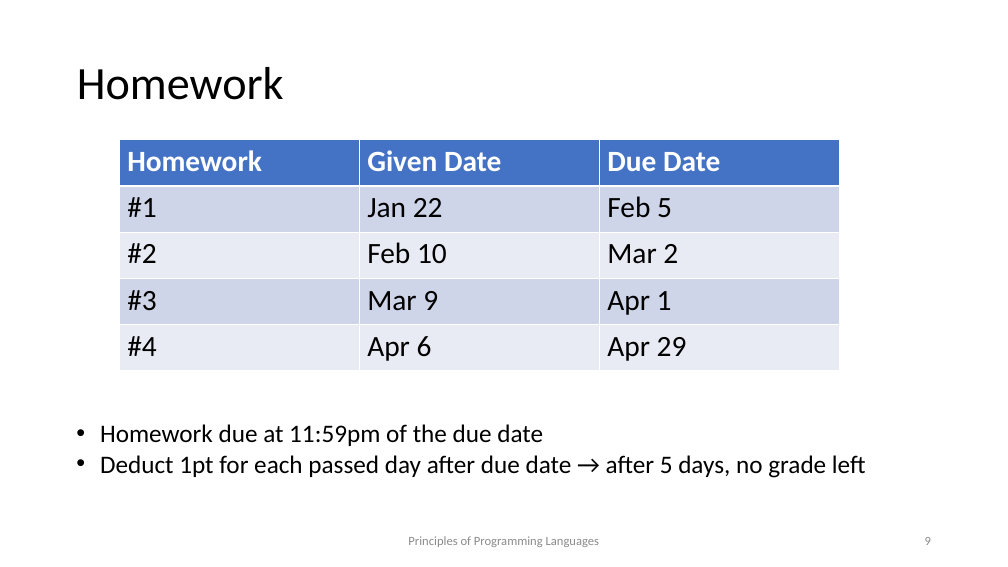
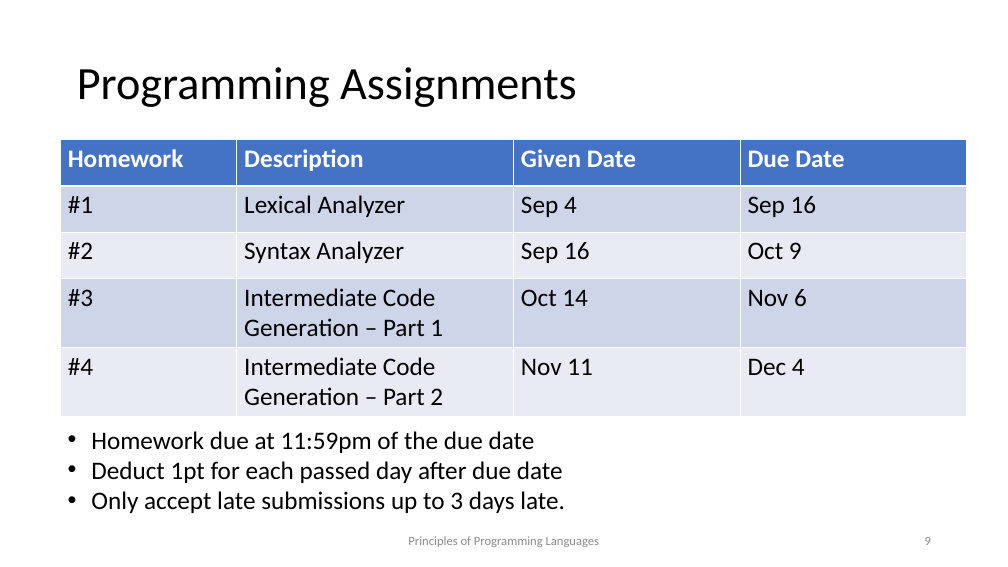
Before and after one commit to kongm/pl-design, a slide deck: slide 9 of C0-preliminaries.pptx. Drawn at 1008x567 pixels with LibreOffice and Linux fonts; fonts in the diff are those of the drawing. Boxes give left, top, right and bottom in pixels: in the first picture for what was removed or moved away, otherwise in the second. Text is boxed around its words. In the diff, an @@ line names an element or a change of style, - is before the commit and + after.

```diff
--- a/C0-preliminaries.pptx
+++ b/C0-preliminaries.pptx
@@ title at (77, 67, 577, 107): text changed @@
-Homework
+Programming Assignments
@@ table at (60, 140, 967, 414) @@
-column 2: Given Date | Jan 22 | Feb 10 | Mar 9 | Apr 6
-column 3: Due Date | Feb 5 | Mar 2 | Apr 1 | Apr 29
+column 2: Description | Lexical Analyzer | Syntax Analyzer | Intermediate Code Generation – Part 1 | Intermediate Code Generation – Part 2
+column 3: Given Date | Sep 4 | Sep 16 | Oct 14 | Nov 11
+column 4: Due Date | Sep 16 | Oct 9 | Nov 6 | Dec 4
@@ table: place and size @@
-table at (119, 140, 841, 371)
+table at (60, 140, 967, 414)
@@ text "Homework due at 11:59pm of ...": place and size @@
-text "Homework due at 11:59pm of ..." at (100, 424, 866, 478)
+text "Homework due at 11:59pm of ..." at (91, 431, 565, 513)
@@ text at (91, 461, 565, 513): text changed @@
-• Deduct 1pt for each passed day after due date → after 5 days, no grade left
+• Deduct 1pt for each passed day after due date
+• Only accept late submissions up to 3 days late.
```
Also in this commit, not shown: 11 other slides changed, 1 slide added, 3 other files.
